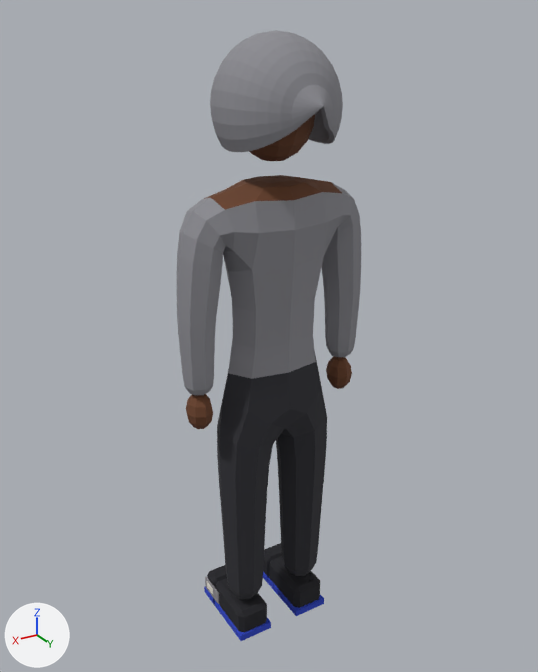
Two versions of the glTF model public/models/keanu.glb, one commit apart.
One viewpoint serves both versions: a 50 mm camera at (1.063, 1.749, 1.909) aimed at (-0.002, -0.027, 1.021). The lights are fixed; the arrows at lower left show +X, +Y and +Z. The first picture is the older version. Vertices at exactly the same position are counted once.

Script lines for the objects in view, before the commit:
```python
me_keanu = bpy.data.meshes.new('Keanu')
me_keanu.from_pydata(...)  # 1578 vertices, 3044 faces; spans x -0.3..0.3, y -0.2..0.23, z -0.02..1.87
me_keanu.materials.append(mat_skin)  # brown #6b4128
me_keanu.materials.append(mat_top)  # grey #8c8c92
me_keanu.materials.append(mat_pants)  # dark grey #2e2e34
me_keanu.materials.append(mat_eye)  # black #16121a
me_keanu.materials.append(mat_haircolor)  # black #1a1410
me_keanu.materials.append(mat_shoe)  # black #1c1c22
me_keanu.materials.append(mat_sole)  # blue #2b44c8
me_keanu.materials.append(mat_wearscuff)  # grey #8e8c90
me_keanu.materials.append(mat_wearhole)  # white #e8e4da
ob_keanu = bpy.data.objects.new('Keanu', me_keanu)
ob_keanu.location = (0.0, 0.0, 0.0)
```
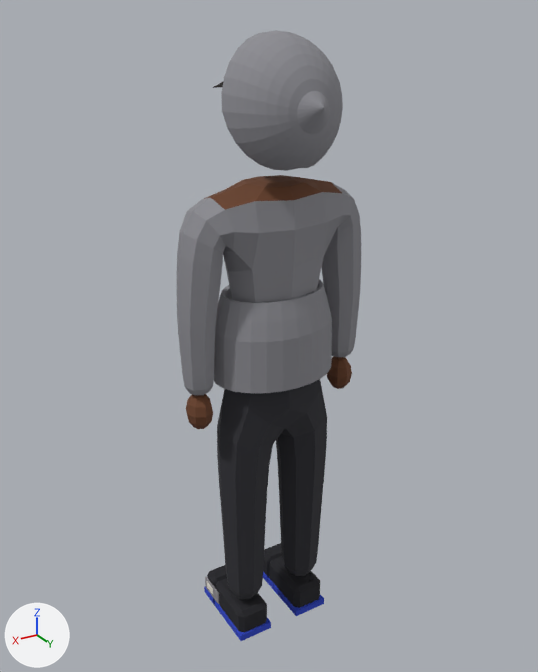
Changed parts and their boxes (x1, y1, x2, y2) in the pictures (538 x 672 px; the box of a moved part takes in the faces that stretch with it):
part 1 of me_keanu, added
    after: (214, 279, 332, 394)
part 2 of me_keanu, moved or reshaped
    before: (210, 30, 343, 152)
    after: (221, 30, 343, 171)

The change, as a list of edits to the scene's bpy script:
```text
Change me_keanu:
    used by ob_keanu; location = (0.0, 0.0, 0.0)
    remove me_keanu.from_pydata(...)  # 1578 vertices, 3044 faces; spans x -0.3..0.3, y -0.2..0.23, z -0.02..1.87
    add me_keanu.from_pydata(...)  # 1914 vertices, 3716 faces; spans x -0.3..0.3, y -0.2..0.23, z -0.02..1.87
    me_keanu part 1: a new loose piece of 336 vertices spanning x -0.19..0.19, y -0.14..0.14, z 0.92..1.18, in mat_top (grey #8c8c92)
    me_keanu part 2: 221 vertices moved from x -0.17..0.17, y -0.12..0.18, z 1.59..1.87 to x -0.17..0.16, y -0.01..0.18, z 1.54..1.87; 221 vertices removed from x -0.17..0.17, y -0.12..0.18, z 1.59..1.87; 221 vertices added at x -0.14..0.17, y -0.01..0.19, z 1.55..1.87
```
